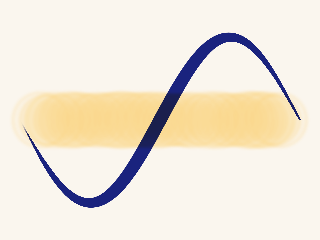
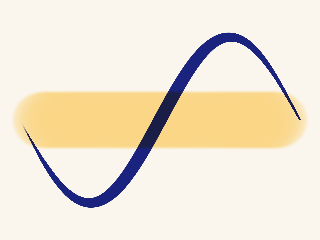
Revision of a layered 320px x 240px image; what changed, layer by layer:
painted on "Wash" over box(9, 89, 310, 151)
